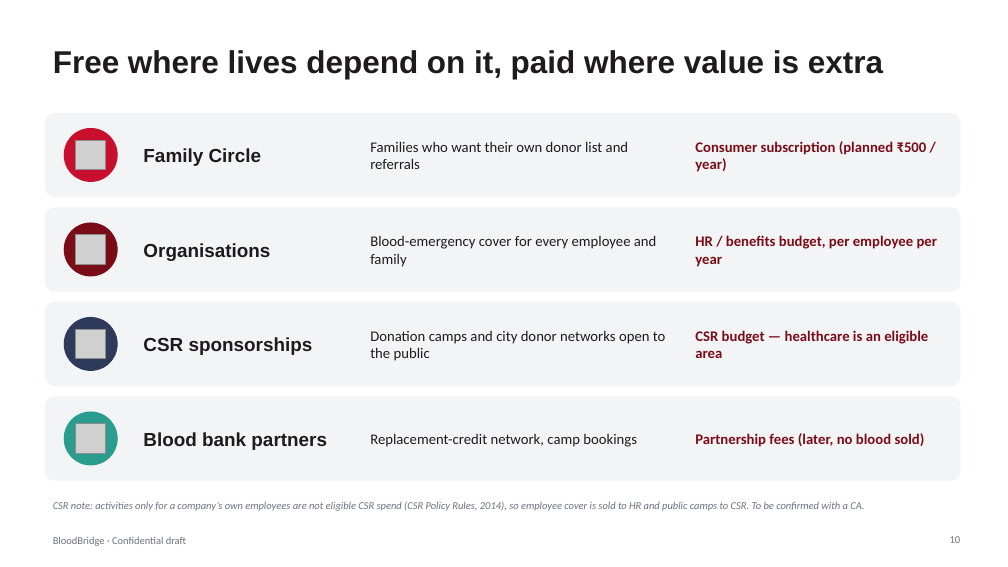
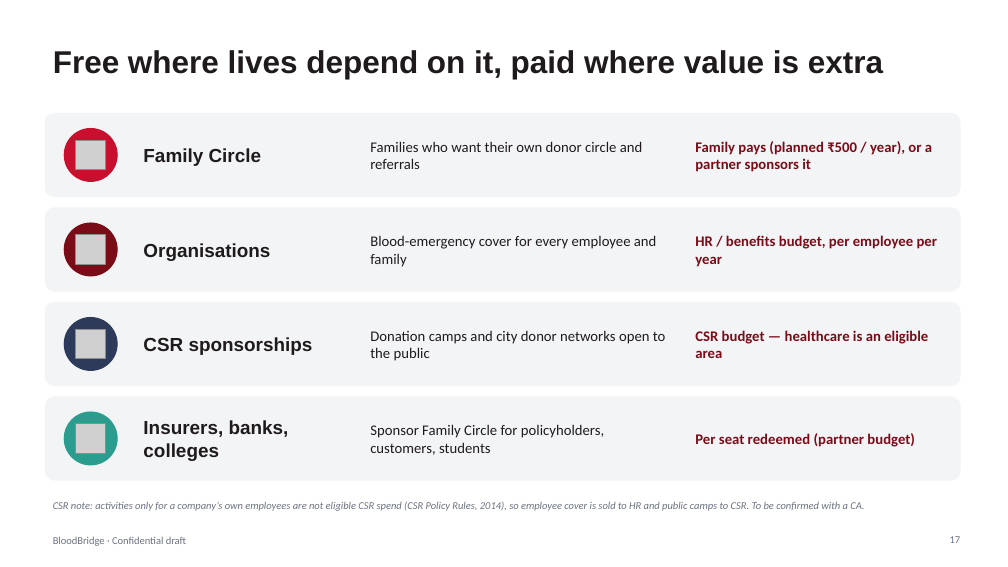
Before and after one commit to vijaygajjarapu/BloodBridge, a slide deck: slide 17 of docs/BloodBridge_Investor_Pitch_BRD.pptx (slide 10 before the commit). Drawn at 1008x567 pixels with LibreOffice and Linux fonts; fonts in the diff are those of the drawing; grey boxes stand for pictures. Boxes give left, top, right and bottom in pixels: in the first picture for what was removed or moved away, otherwise in the second. Text is boxed around its words. In the diff, an @@ line names an element or a change of style, - is before the commit and + after.

```diff
--- a/docs/BloodBridge_Investor_Pitch_BRD.pptx
+++ b/docs/BloodBridge_Investor_Pitch_BRD.pptx
@@ text at [370,141,643,169]: text changed @@
-Families who want their own donor list and referrals
+Families who want their own donor circle and referrals
@@ text at [695,141,932,172]: text changed @@
-Consumer subscription (planned ₹500 / year)
+Family pays (planned ₹500 / year), or a partner sponsors it
@@ text at [143,420,289,461]: text changed @@
-Blood bank partners
+Insurers, banks, colleges
@@ text at [370,424,604,455]: text changed @@
-Replacement-credit network, camp bookings
+Sponsor Family Circle for policyholders, customers, students
@@ text at [695,433,915,447]: text changed @@
-Partnership fees (later, no blood sold)
+Per seat redeemed (partner budget)
@@ page number at [950,536,961,543]: text changed @@
-10
+17
```
Also in this commit, not shown: 3 other slides changed, 7 slides added, 25 other files.
